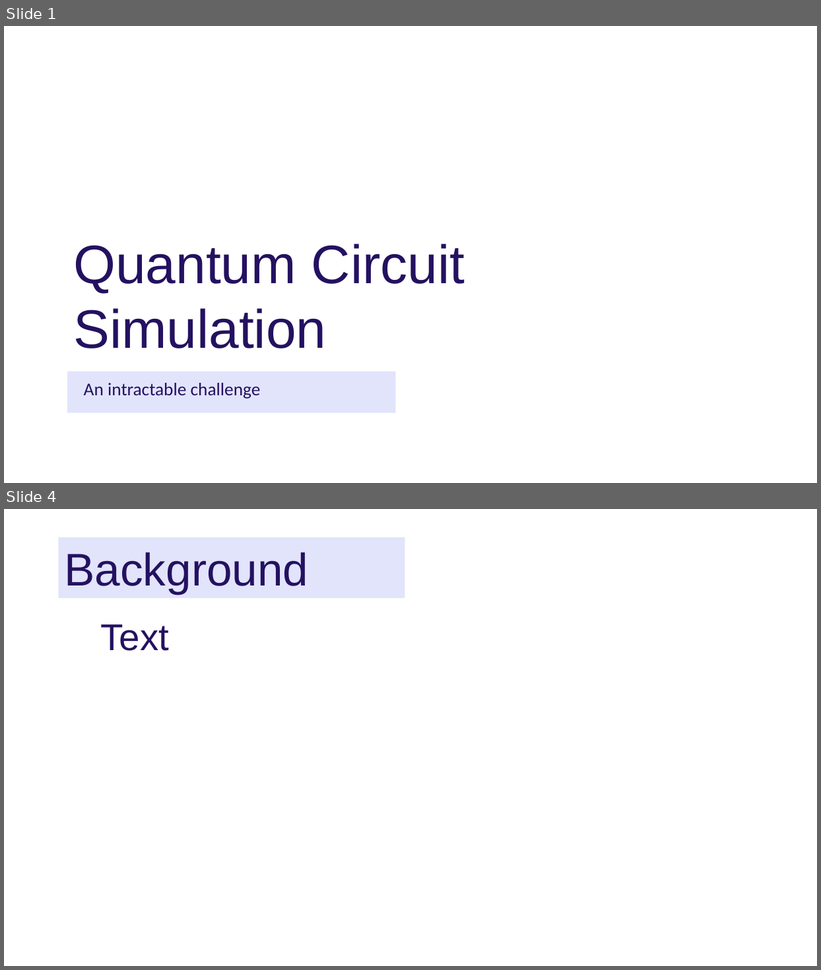
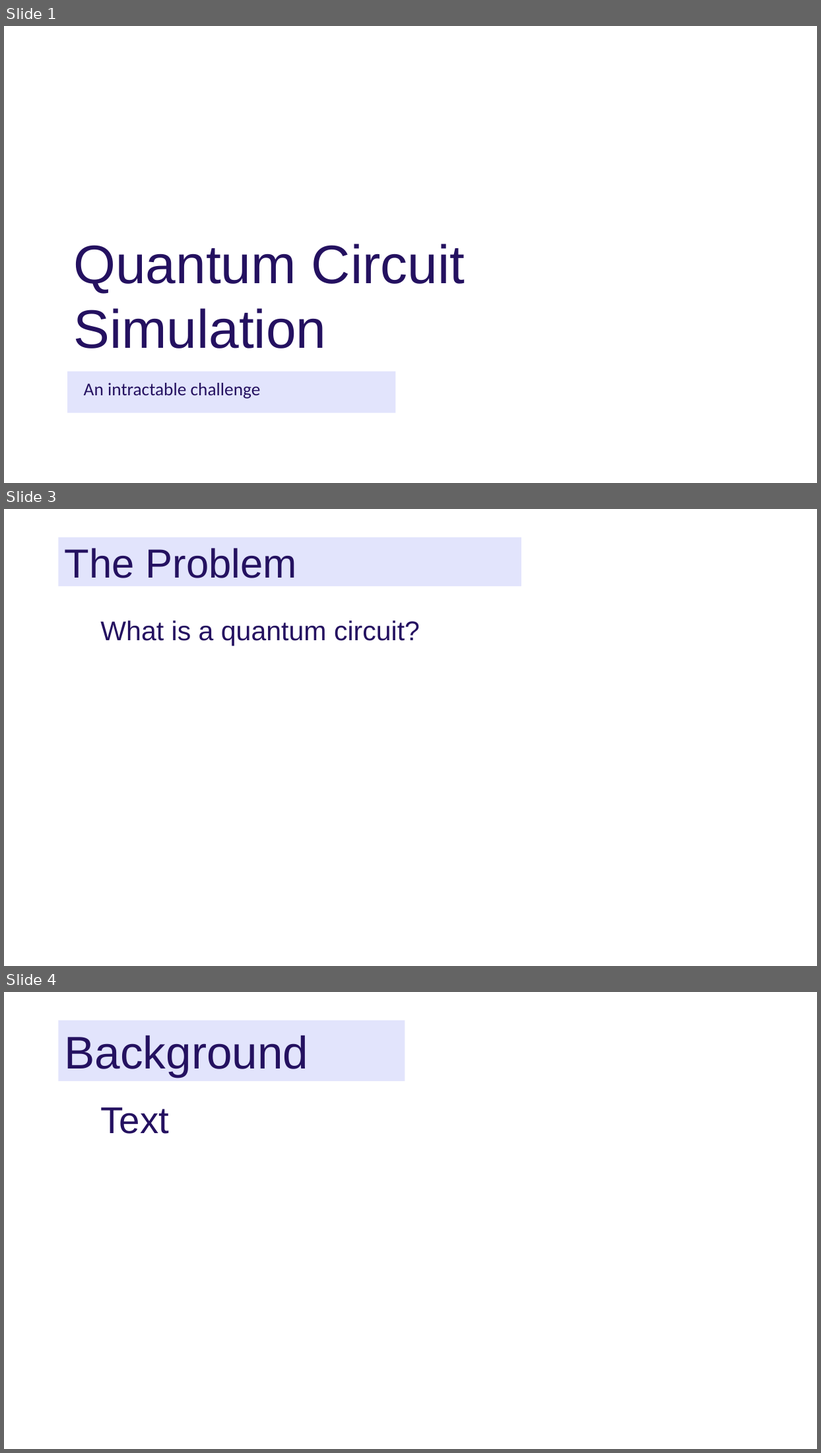
Before and after one commit to danm7251/CSCM712, a slide deck: Quantum Circuit Simulation.pptx. Shown one above the other, each under a label of ours: slides 1 and 4 before the commit, slides 1, 3 and 4 after it; the slides between them are not shown. The pictures are 821x970 and 821x1453 pixels, drawn with LibreOffice and Linux fonts; fonts in the diff are those of the drawing; background and template pictures are left out. Boxes give left, top, right and bottom in pixels: in the first picture for what was removed or moved away, otherwise in the second. Text is boxed around its words. In the diff, an @@ line names an element or a change of style, - is before the commit and + after.

```diff
--- a/Quantum Circuit Simulation.pptx
+++ b/Quantum Circuit Simulation.pptx
@@ slide 3 added at [4, 509, 817, 966], background #FFFFFF @@
@@ title added at [58, 537, 521, 586], fill #E2E4FC, 48 pt, text #241160 @@
+The Problem
@@ title added at [100, 621, 420, 646], 32 pt, text #241160 @@
+What is a quantum circuit?
```
Also in this commit, not shown: 1 slide changed, 2 other slides added, 1 slide removed.
